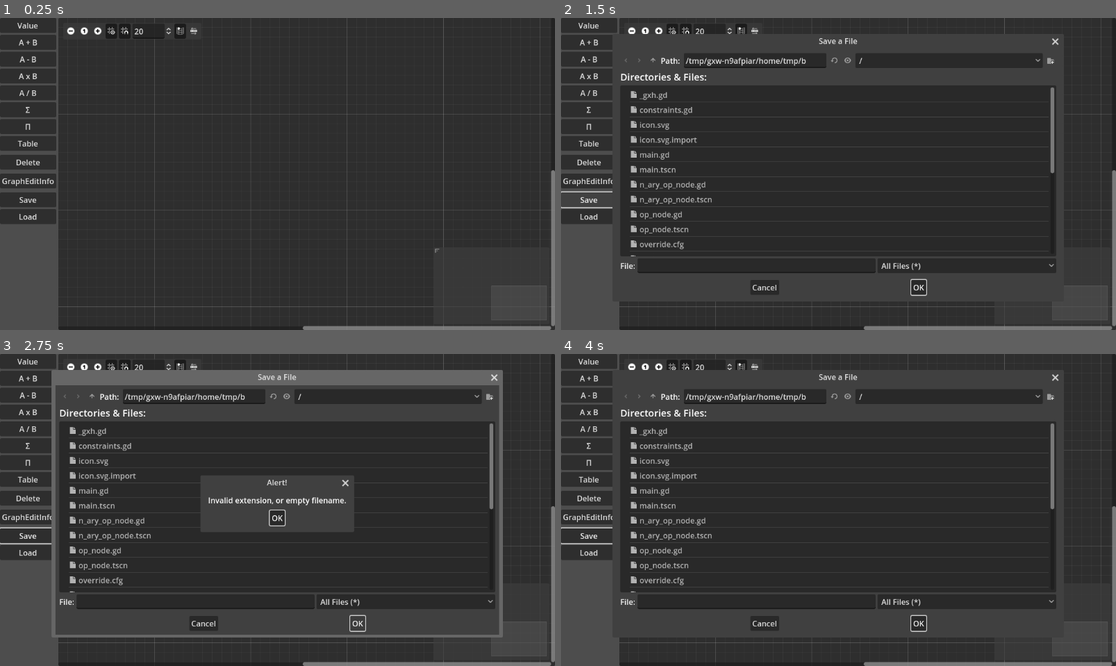
Above: before the commit, frames 1-4 (two rows, left to right).
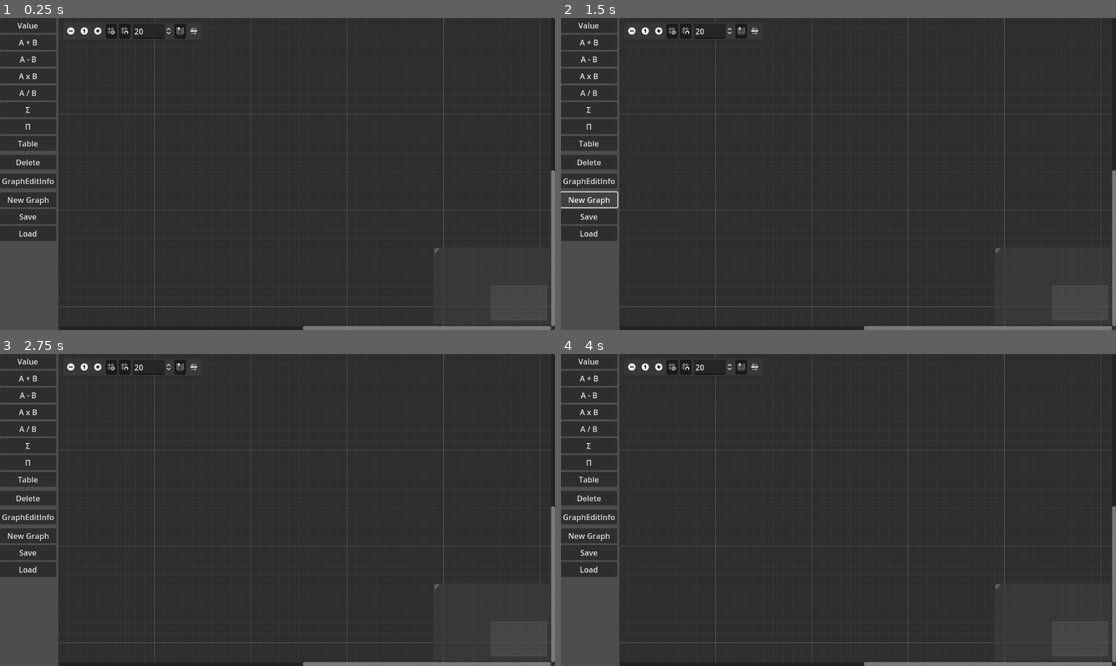
Above: after the commit, the same moments.

Repository: hrk4649/calc_node_editor
Game: Godot game, scene res://main.tscn
Two runs of this game, one before a commit and one after it. Both use one fixed random seed, a clock stepped at 60 frames per second and the inputs below.
Inputs (mouse positions are in pixels of both pictures, inside the frame that each line leads up to):
- Up to frame 1 (0.25 s): no input
- Up to frame 2 (1.5 s): click (588, 198) at 0.5 s, where only the run after the commit has a clickable "New Graph"; click (588, 198) at 1.25 s, where only the run after the commit has a clickable "New Graph"
- Up to frame 3 (2.75 s): click (355, 622) at 2 s, where only the run before the commit has a clickable "OK"
- Up to frame 4 (4 s): click (916, 622) at 2.75 s, where only the run before the commit has a clickable "OK"; click (638, 397) at 3.52 s

The runs differ from the first frame. In frame 1, 0.6% of the frame differs, in the area x 0-11%, y 57-72%; in frame 2, 3.5%; in frame 3, 9.5%, in the area x 0-91%, y 5-91%; in frame 4, 3.5%.

Commit message:
load file

Diff:
--- a/godot4/main.gd
+++ b/godot4/main.gd
@@ -183,6 +183,7 @@
 	file.store_string(content)
 
 func load_file(path):
+	reset_data()
 	var file = FileAccess.open(path, FileAccess.READ)
 	var content = file.get_as_text()
 	nodes = JSON.parse_string(content)
@@ -192,8 +193,63 @@
 	var children = graphEdit.get_children()
 	for child in children:
 		graphEdit.remove_child(child)
-	# create nodes
+
+	# create node ui
+	for node in nodes:
+		var node_ui = null
+		match node.type:
+			VALUE:
+				node_ui = create_value_node_ui(node)
+			ADD:
+				node_ui = create_add_op_node_ui(node)
+			SUB:
+				node_ui = create_sub_op_node_ui(node)
+			MUL:
+				node_ui = create_mul_op_node_ui(node)
+			DIV:
+				node_ui = create_div_op_node_ui(node)
+			SUM:
+				node_ui = create_sum_op_node_ui(node)
+			PROD:
+				node_ui = create_prod_op_node_ui(node)
+			TABLE:
+				node_ui = create_table_node_ui(node)
+			_:
+				print("unexpected type:%s" % node.type)
+		if node_ui != null:
+			graphEdit.add_child(node_ui)
+
 	# create edges
+	for node in nodes:
+		for input_idx in range(0, node.input.size()):
+			var input_id = node.input[input_idx]
+			var to_port = 0
+			if node.type in [ADD,SUB,MUL,DIV]:
+				to_port = input_idx
+			graphEdit.connect_node(input_id, 0, node.id, to_port)
+
+	# set names
+	for node in nodes:
+		var node_uis = graphEdit.get_children().filter(func(child):return child.name == node.id)
+		if node.type in [VALUE, TABLE] && node_uis.size() == 1:
+			var node_ui = node_uis[0]
+			node_ui.set_node_name(node.name)
+
+	# set value
+	for node in nodes:
+		var node_uis = graphEdit.get_children().filter(func(child):return child.name == node.id)
+		if is_constant(node) && node_uis.size() == 1:
+			var node_ui = node_uis[0]
+			node_ui.set_value(node.value)
+
+	reflect_values()
+
+
+func reset_data():
+	nodes = []
+	var children = graphEdit.get_children()
+	for child in children:
+		graphEdit.remove_child(child)
 
 func create_value_node():
 	return {
@@ -377,22 +433,6 @@
 	nodes.append(node)
 
 func _on_button_table_node_pressed():
-#	var uiNode = TableNode.instantiate()
-#	uiNode.name = generate_id()
-#	uiNode.node_type = TABLE
-#	graphEdit.add_child(uiNode)
-#	uiNode.connect("change_name", Callable(self, "_on_change_name"))
-#	uiNode.connect("change_table_row", Callable(self, "_on_change_table_row"))
-#	var node = {
-#		"id": uiNode.name,
-#		"type": TABLE,
-#		# row is like {"no":1, "min":0, "max":100, "value":1}
-#		"row": [],
-#		"value": null,
-#		"input": [],
-#		"output": []
-#	}
-#	nodes.append(node)
 	var node = create_table_node()
 	var node_ui = create_table_node_ui(node)
 	graphEdit.add_child(node_ui)
@@ -487,6 +527,10 @@
 #	for dict in graphEdit.get_connection_list():
 #		print("connection:%s" % [dict])
 
+func _on_button_new_pressed():
+	reset_data()
+
+
 func _on_button_save_pressed():
 	pass # Replace with function body.
 	fileDialog.file_mode = FileDialog.FileMode.FILE_MODE_SAVE_FILE
--- a/godot4/main.tscn
+++ b/godot4/main.tscn
@@ -71,6 +71,10 @@
 [node name="MarginContainer3" type="MarginContainer" parent="HBoxContainer/VBoxContainer"]
 layout_mode = 2
 
+[node name="ButtonNew" type="Button" parent="HBoxContainer/VBoxContainer"]
+layout_mode = 2
+text = "New Graph"
+
 [node name="ButtonSave" type="Button" parent="HBoxContainer/VBoxContainer"]
 layout_mode = 2
 text = "Save
@@ -100,6 +104,7 @@
 [connection signal="pressed" from="HBoxContainer/VBoxContainer/ButtonTableNode" to="." method="_on_button_table_node_pressed"]
 [connection signal="pressed" from="HBoxContainer/VBoxContainer/ButtonDelete" to="." method="_on_button_delete_pressed"]
 [connection signal="pressed" from="HBoxContainer/VBoxContainer/ButtonList" to="." method="_on_button_list_pressed"]
+[connection signal="pressed" from="HBoxContainer/VBoxContainer/ButtonNew" to="." method="_on_button_new_pressed"]
 [connection signal="pressed" from="HBoxContainer/VBoxContainer/ButtonSave" to="." method="_on_button_save_pressed"]
 [connection signal="pressed" from="HBoxContainer/VBoxContainer/ButtonLoad" to="." method="_on_button_load_pressed"]
 [connection signal="connection_request" from="HBoxContainer/GraphEdit" to="." method="_on_graph_edit_connection_request"]
--- a/godot4/table_node.gd
+++ b/godot4/table_node.gd
@@ -16,6 +16,9 @@
 		return Constraints.TABLE
 	set(value):
 		pass
+
+func set_node_name(value):
+	lineEditName.text = value
 
 func add_row():
 	pass
--- a/godot4/table_node.tscn
+++ b/godot4/table_node.tscn
@@ -12,24 +12,15 @@
 grow_vertical = 2
 title = "Table"
 resizable = true
-slot/0/left_enabled = false
+slot/0/left_enabled = true
 slot/0/left_type = 0
 slot/0/left_color = Color(1, 1, 1, 1)
 slot/0/left_icon = null
-slot/0/right_enabled = false
+slot/0/right_enabled = true
 slot/0/right_type = 0
 slot/0/right_color = Color(1, 1, 1, 1)
 slot/0/right_icon = null
 slot/0/draw_stylebox = true
-slot/1/left_enabled = true
-slot/1/left_type = 0
-slot/1/left_color = Color(1, 1, 1, 1)
-slot/1/left_icon = null
-slot/1/right_enabled = true
-slot/1/right_type = 0
-slot/1/right_color = Color(1, 1, 1, 1)
-slot/1/right_icon = null
-slot/1/draw_stylebox = true
 script = ExtResource("1_nniyo")
 
 [node name="VBoxContainer" type="VBoxContainer" parent="."]
@@ -47,32 +38,32 @@
 layout_mode = 2
 text = "Add Row"
 
-[node name="GridContainer" type="GridContainer" parent="."]
+[node name="GridContainer" type="GridContainer" parent="VBoxContainer"]
 layout_mode = 2
 size_flags_vertical = 3
 columns = 5
 
-[node name="LabelNo" type="Label" parent="GridContainer"]
+[node name="LabelNo" type="Label" parent="VBoxContainer/GridContainer"]
 layout_mode = 2
 size_flags_horizontal = 3
 text = "No"
 
-[node name="LabelMin" type="Label" parent="GridContainer"]
+[node name="LabelMin" type="Label" parent="VBoxContainer/GridContainer"]
 layout_mode = 2
 size_flags_horizontal = 3
 text = "min"
 
-[node name="LabelMax" type="Label" parent="GridContainer"]
+[node name="LabelMax" type="Label" parent="VBoxContainer/GridContainer"]
 layout_mode = 2
 size_flags_horizontal = 3
 text = "max"
 
-[node name="LabelValue" type="Label" parent="GridContainer"]
+[node name="LabelValue" type="Label" parent="VBoxContainer/GridContainer"]
 layout_mode = 2
 size_flags_horizontal = 3
 text = "value"
 
-[node name="LabelDelete" type="Label" parent="GridContainer"]
+[node name="LabelDelete" type="Label" parent="VBoxContainer/GridContainer"]
 layout_mode = 2
 size_flags_horizontal = 3
 
--- a/godot4/value_node.gd
+++ b/godot4/value_node.gd
@@ -15,6 +15,9 @@
 func set_value(value):
 	lineEditValue.text = str(value)
 
+func set_node_name(value):
+	lineEditName.text = value
+
 func _on_resize_request(new_minsize):
 	self.size = new_minsize
 
